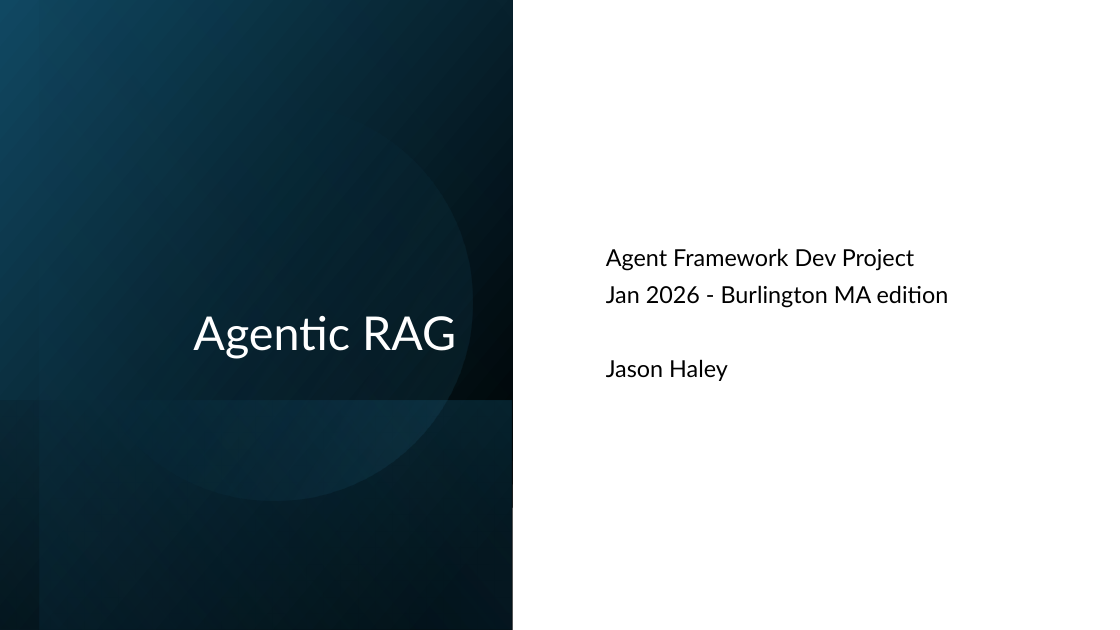
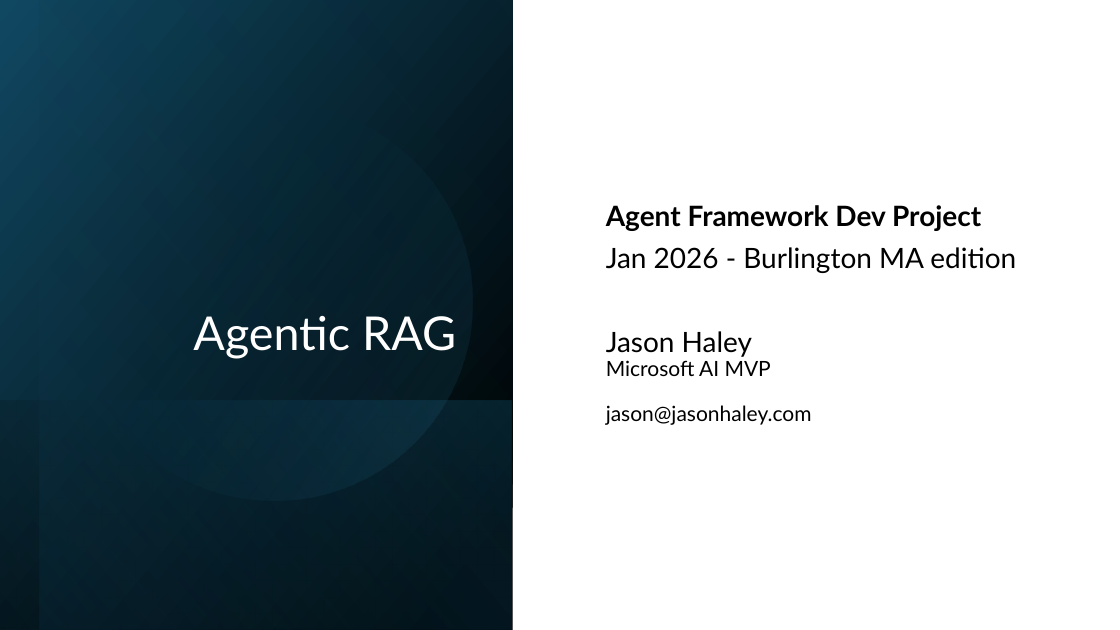
Before and after one commit to DivyaPrakash04/Support-ticket-AI-agent-framework-microsoft-dev-day-Jan2026, a slide deck: slide 1 of labs/assets/AgenticRAG.pptx. Drawn at 1120x630 pixels with LibreOffice and Linux fonts; fonts in the diff are those of the drawing. Boxes give left, top, right and bottom in pixels: in the first picture for what was removed or moved away, otherwise in the second. Text is boxed around its words. In the diff, an @@ line names an element or a change of style, - is before the commit and + after.

```diff
--- a/labs/assets/AgenticRAG.pptx
+++ b/labs/assets/AgenticRAG.pptx
@@ subtitle at [606,205,1016,273]: size 20 to 24 pt in "Agent Framework Dev Project", "Jan 2026 - Burlington MA edition"; bold on in "Agent Framework Dev Project" @@
@@ subtitle at [606,331,812,425]: text changed; size 20 to 18 pt @@
-Jason Haley
+Jason Haley
+Microsoft AI MVP
+jason@jasonhaley.com
```
Also in this commit, not shown: 4 other slides changed, 1 other file.
